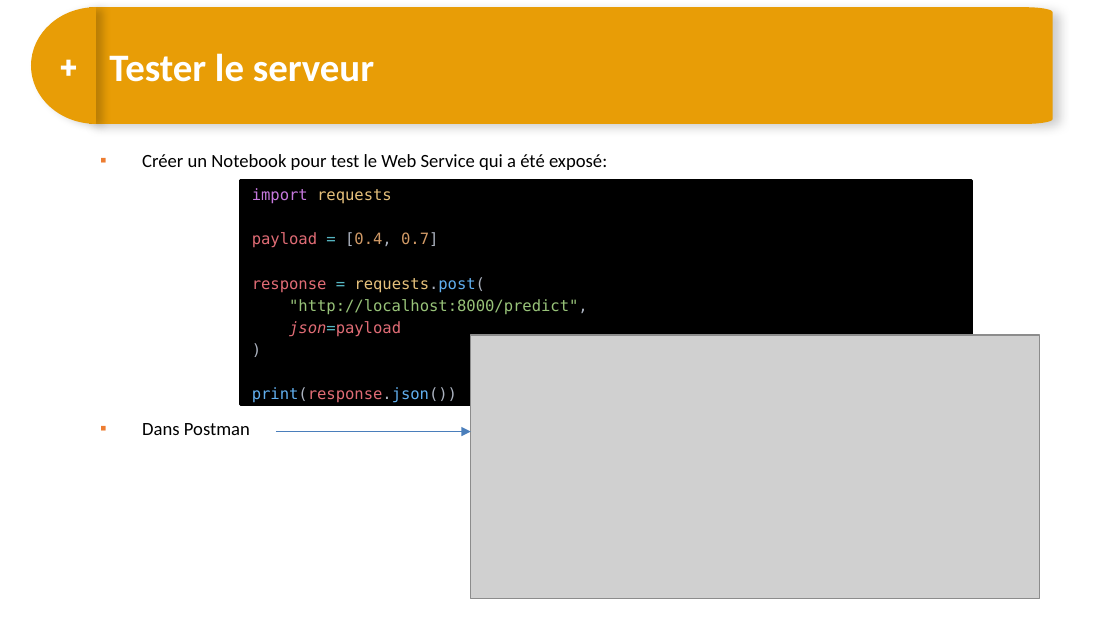
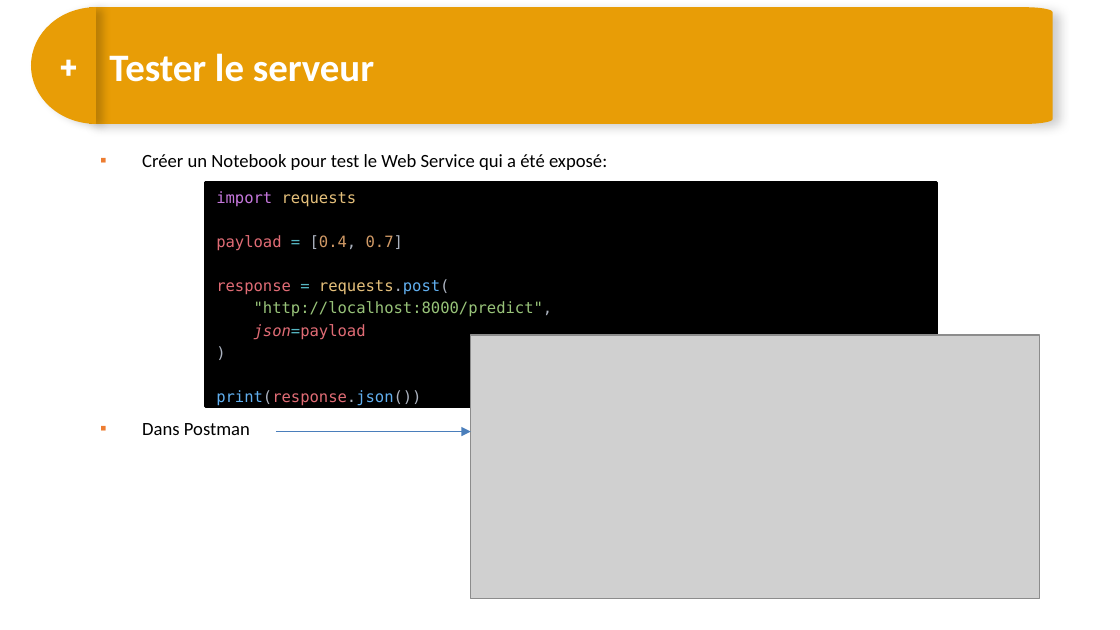
Before and after one commit to DARGOUARCH/spark_formation, a slide deck: slide 27 of 12 bis - Exercice-Kafka-Spark-Streaming.pptx (slide 26 before the commit). Drawn at 1120x630 pixels with LibreOffice and Linux fonts; fonts in the diff are those of the drawing; grey boxes stand for pictures. Boxes give left, top, right and bottom in pixels: in the first picture for what was removed or moved away, otherwise in the second. Text is boxed around its words. In the diff, an @@ line names an element or a change of style, - is before the commit and + after.

```diff
--- a/12 bis - Exercice-Kafka-Spark-Streaming.pptx
+++ b/12 bis - Exercice-Kafka-Spark-Streaming.pptx
@@ rectangle "import requests": place and size @@
-rectangle "import requests" at <box>241,180,972,404</box>
+rectangle "import requests" at <box>205,183,936,407</box>
```
Also in this commit, not shown: 6 other slides changed, 2 slides added, 1 slide removed.
